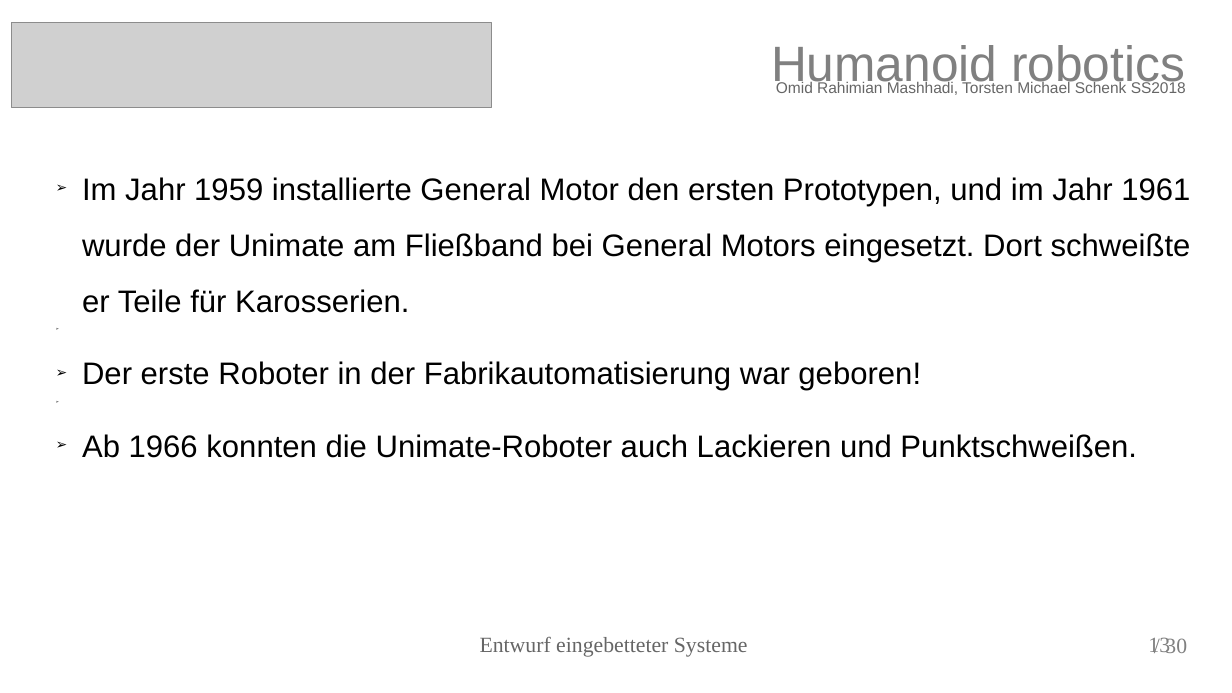
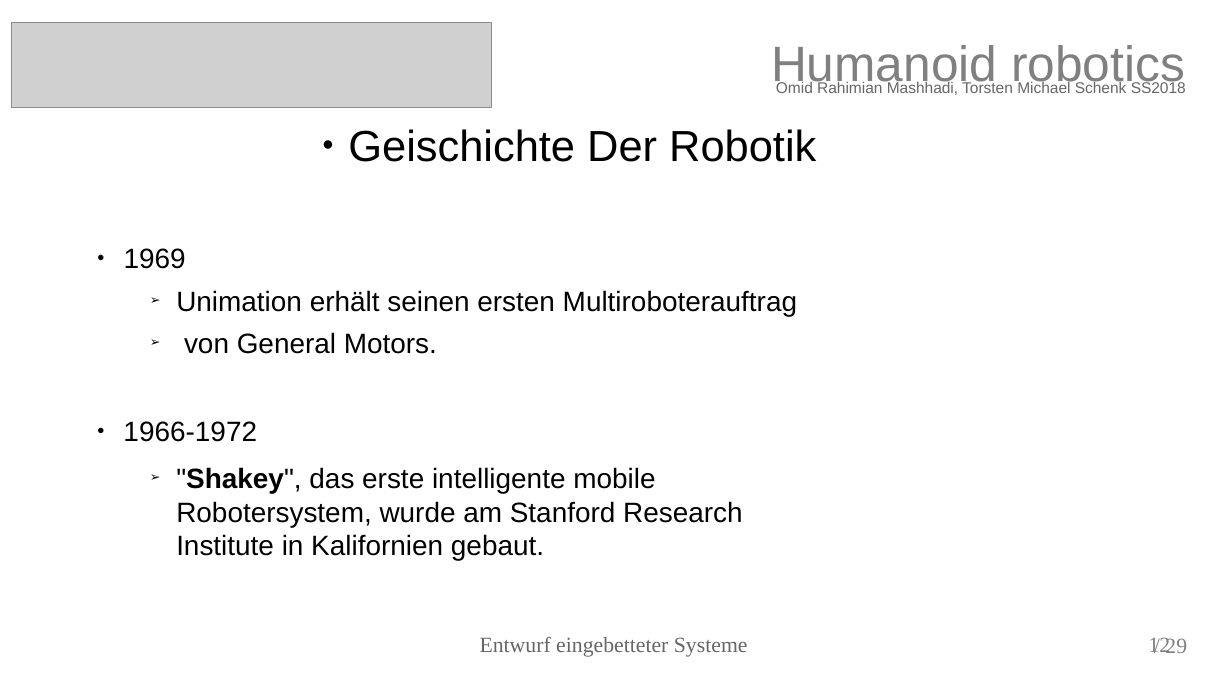
Before and after one commit to torstenschenk/beuth-avatar-ss2018, a slide deck: slide 12 of Presentation/HumanoidRobotic.odp (slide 13 before the commit). Drawn at 1232x693 pixels with LibreOffice and Linux fonts; fonts in the diff are those of the drawing; grey boxes stand for pictures. Boxes give left, top, right and bottom in pixels: in the first picture for what was removed or moved away, otherwise in the second. Text is boxed around its words. In the diff, an @@ line names an element or a change of style, - is before the commit and + after.

```diff
--- a/Presentation/HumanoidRobotic.odp
+++ b/Presentation/HumanoidRobotic.odp
@@ text added at (348, 129, 816, 162), 28 pt, text #000000 @@
+● Geischichte Der Robotik
@@ text removed at (82, 177, 1191, 458) @@
-➢ Im Jahr 1959 installierte General Motor den ersten Prototypen, und im Jahr 1961 wurde der Unimate am Fließband bei General Motors eingesetzt. Dort schweißte er Teile für Karosserien.
-➢ Der erste Roboter in der Fabrikautomatisierung war geboren!
-➢ Ab 1966 konnten die Unimate-Roboter auch Lackieren und Punktschweißen.
@@ text added at (123, 248, 797, 560), 18 pt, text #000000 @@
+● 1969
+    ➢ Unimation erhält seinen ersten Multiroboterauftrag
+    ➢ von General Motors.
+● 1966-1972
+    ➢ "Shakey", das erste intelligente mobile Robotersystem, wurde am Stanford Research Institute in Kalifornien gebaut.
@@ page number at (1148, 637, 1170, 653): text changed @@
-13
+12
@@ text at (1165, 638, 1187, 653): text changed @@
-/ 30
+/ 29
```
Also in this commit, not shown: 26 other slides changed, 1 slide added, 2 slides removed.
